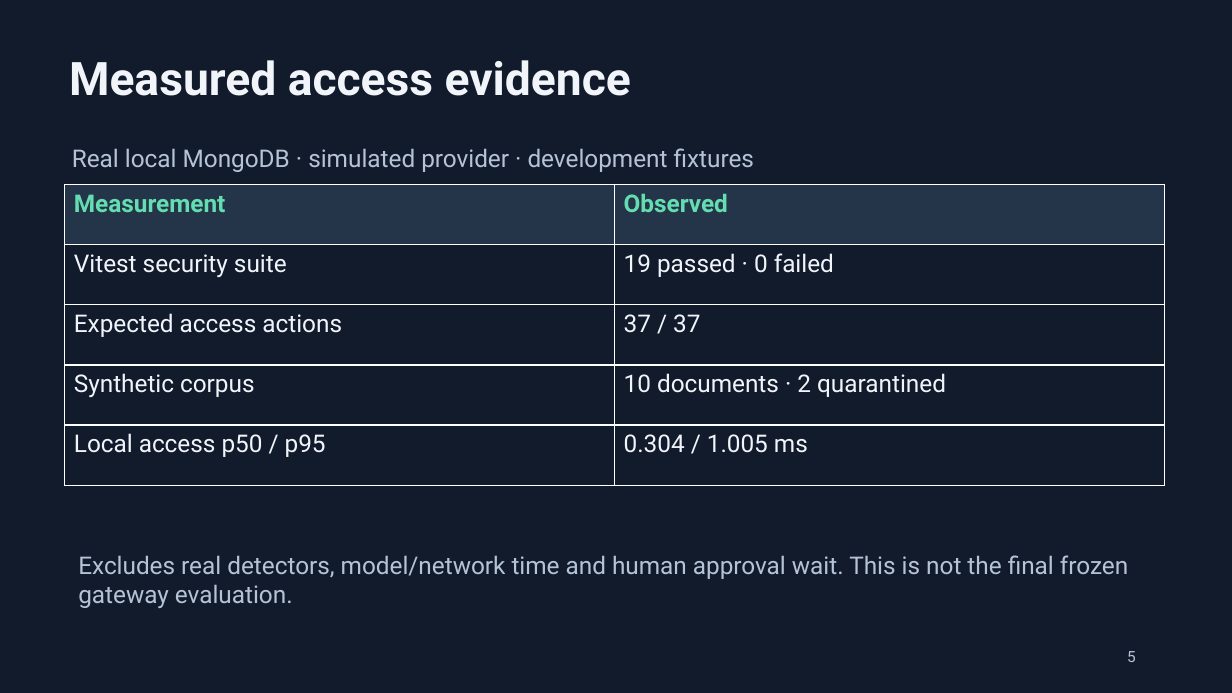
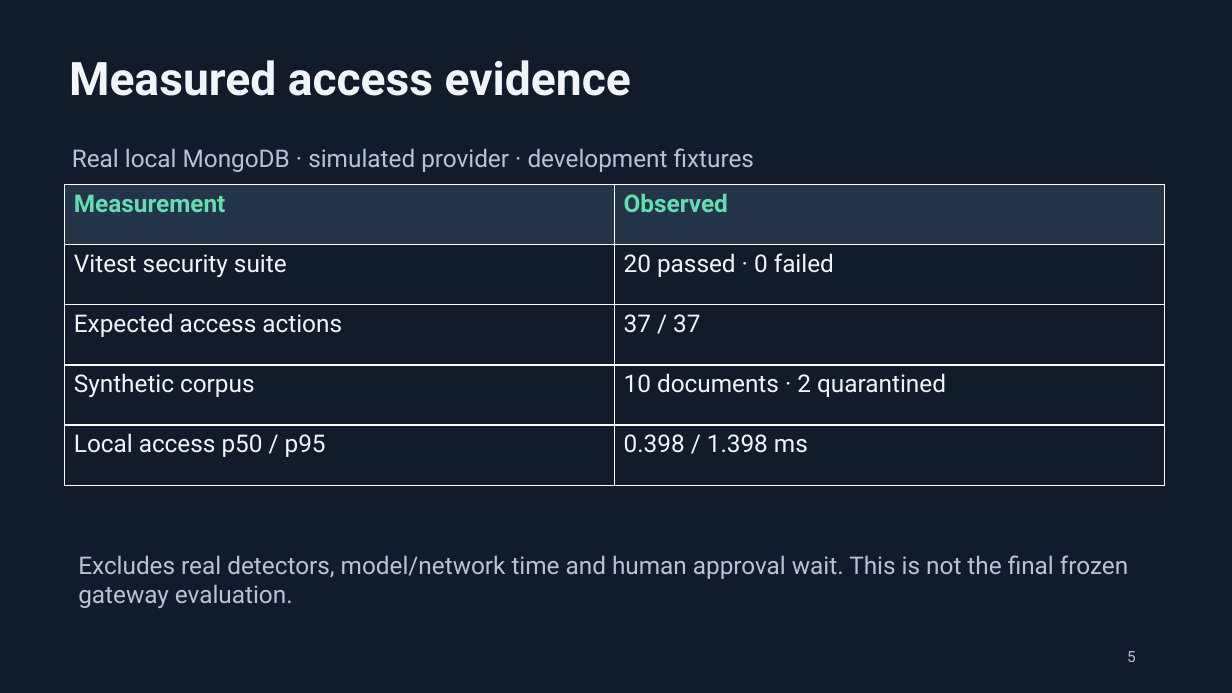
Before and after one commit to TeamElara/Aevia-AI, a slide deck: slide 5 of docs/Alwaz-LeakShield.pptx. Drawn at 1232x693 pixels with LibreOffice and Linux fonts; fonts in the diff are those of the drawing. Boxes give left, top, right and bottom in pixels: in the first picture for what was removed or moved away, otherwise in the second. Text is boxed around its words. In the diff, an @@ line names an element or a change of style, - is before the commit and + after.

```diff
--- a/docs/Alwaz-LeakShield.pptx
+++ b/docs/Alwaz-LeakShield.pptx
@@ table at (65, 185, 1165, 485) @@
-row 2, column 2: 19 passed · 0 failed
+row 2, column 2: 20 passed · 0 failed
-row 5, column 2: 0.304 / 1.005 ms
+row 5, column 2: 0.398 / 1.398 ms
```
Also in this commit, not shown: 10 other files.
